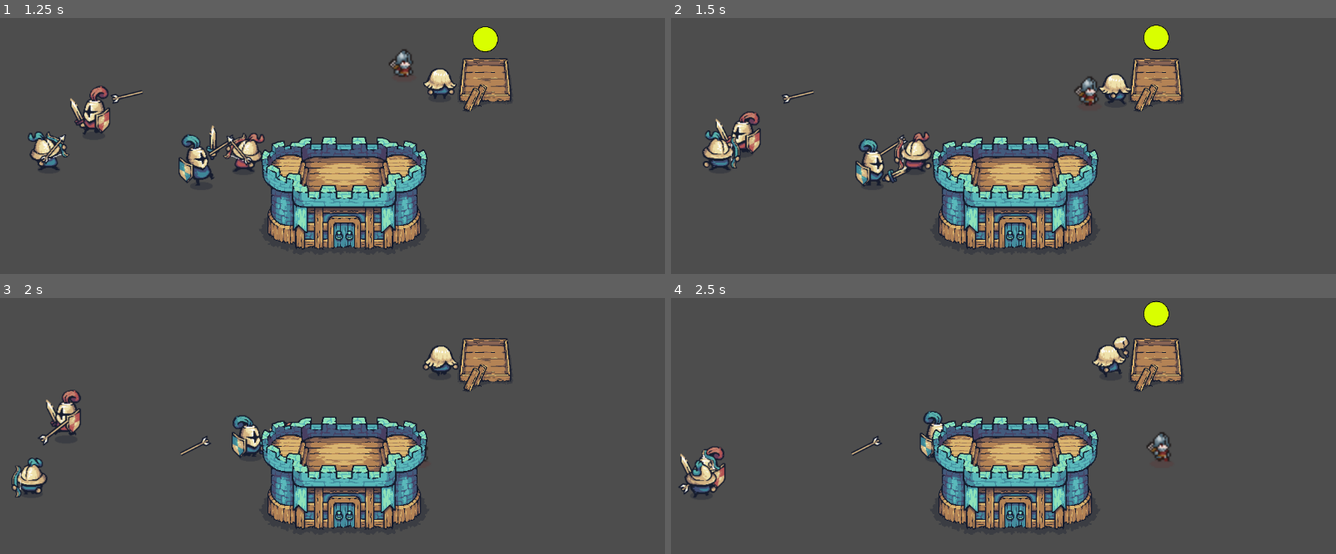
Above: before the commit, frames 1-4 (two rows, left to right).
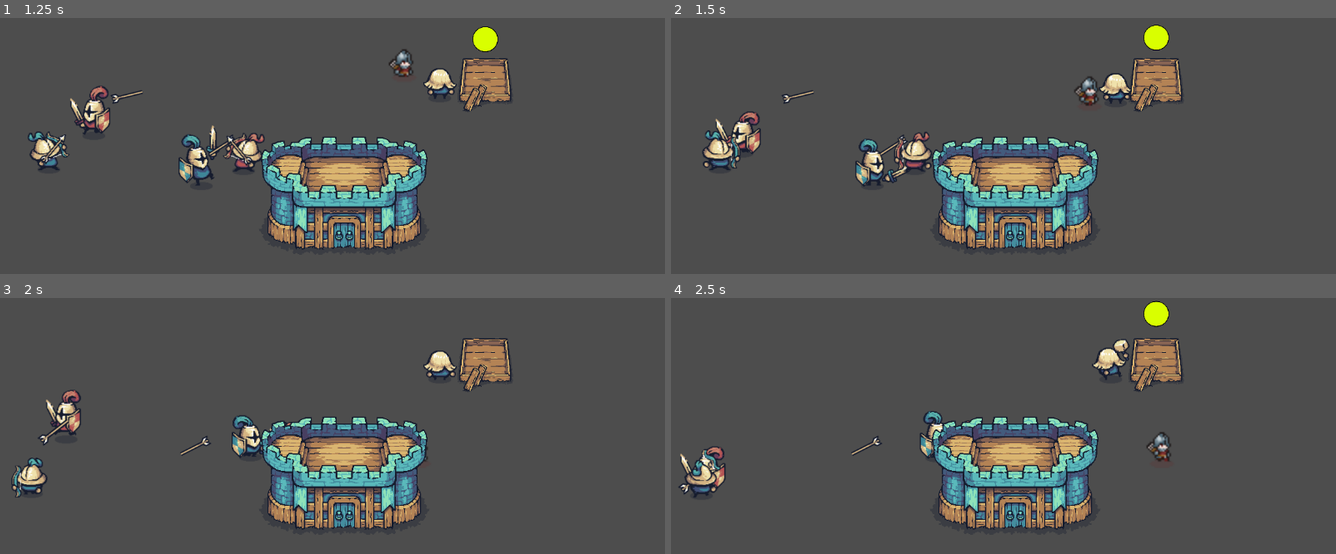
Above: after the commit, the same moments.

Repository: achotai2/battle-game-2D-proto
Game: Godot game, scene res://Scenes/main.tscn
Two runs of this game, one before a commit and one after it. Both use one fixed random seed, a clock stepped at 60 frames per second and the inputs below.
Inputs (mouse positions are in pixels of both pictures, inside the frame that each line leads up to):
- Up to frame 1 (1.25 s): move the mouse to (478, 186) at 0.52 s; hold Right (move_right) from 0.53 s (still down); tap Ctrl (attack) at 0.6 s
- Up to frame 2 (1.5 s): move the mouse to (870, 222) at 1.27 s; release Right (move_right) at 1.28 s; hold S (move_down) from 1.28 s (still down); tap Ctrl (attack) at 1.35 s
- Up to frame 3 (2 s): keep holding S (move_down)
- Up to frame 4 (2.5 s): move the mouse to (1070, 402) at 2.02 s; release S (move_down) at 2.03 s; hold Right (move_right) from 2.03 s (still down); click (1070, 402) at 2.1 s; tap Ctrl (attack) at 2.3 s

Frame 1 is identical in both runs. In frame 2, 0.2% of the frame differs, in the area x 64-70%, y 21-34%; in frame 3, 0.4%; in frame 4, 0.4%, in the area x 63-69%, y 14-33%.

Commit message:
Pause auto-attacks during player control

Diff:
--- a/Scripts/tactical_worker.gd
+++ b/Scripts/tactical_worker.gd
@@ -131,6 +131,7 @@
 		_move_to_position(wp)
 		_work_timer.stop()
 	else:
+		_halt_movement_for_work()
 		if _work_timer.is_stopped():
 			_work_timer.start()
 
@@ -161,6 +162,7 @@
 	_apply_work(_site, work_amount_per_hit)
 
 	# Freeze movement while work animation runs.
+	_halt_movement_for_work()
 	if is_instance_valid(movement):
 		movement.start_work()
 	elif is_instance_valid(_agent.movement):
@@ -247,3 +249,10 @@
 	if is_instance_valid(movement):
 		movement.make_meander()
 	resume_patrol.emit()
+
+
+func _halt_movement_for_work() -> void:
+	if is_instance_valid(pathfinding):
+		pathfinding.clear_target()
+	if is_instance_valid(movement):
+		movement.stop_meander()
--- a/Scripts/weapon_melee_base.gd
+++ b/Scripts/weapon_melee_base.gd
@@ -18,6 +18,7 @@
 
 var _owner_agent: Node
 var _current_target: Node2D = null
+var _attack_paused: bool = false
 
 
 func _ready() -> void:
@@ -41,10 +42,13 @@
 
 func pause_attack() -> void:
 	# Called by controls player node
+	_attack_paused = true
+	cooldown.stop()
 	attack_delay.stop() # prevent firing while player is moving
 
 
 func restart_attack() -> void:
+	_attack_paused = false
 	if _current_target == null and tracking.get_target():
 		_current_target = tracking.get_target()
 	_try_attack()
@@ -60,6 +64,8 @@
 
 
 func _try_attack() -> void:
+	if _attack_paused:
+		return
 	if _current_target == null:
 		return
 	if not is_instance_valid(_current_target):
--- a/Scripts/weapon_ranged_base.gd
+++ b/Scripts/weapon_ranged_base.gd
@@ -27,6 +27,7 @@
 var _owner_agent: Node2D = null
 var _current_target: Node2D = null
 var _projectile_parent: Node = null
+var _attack_paused: bool = false
 
 
 func _ready() -> void:
@@ -52,11 +53,14 @@
 
 func pause_attack() -> void:
 	# Called by tactical player node
+	_attack_paused = true
+	cooldown.stop()
 	attack_delay.stop() # prevent firing while player is moving
 
 
 func restart_attack() -> void:
 	# Called by tactical player node
+	_attack_paused = false
 	if _current_target == null and tracking.get_target():
 		_current_target = tracking.get_target()
 	_try_attack()
@@ -72,6 +76,8 @@
 
 
 func _try_attack() -> void:
+	if _attack_paused:
+		return
 	if _current_target == null:
 		return
 	if not is_instance_valid(_current_target):
